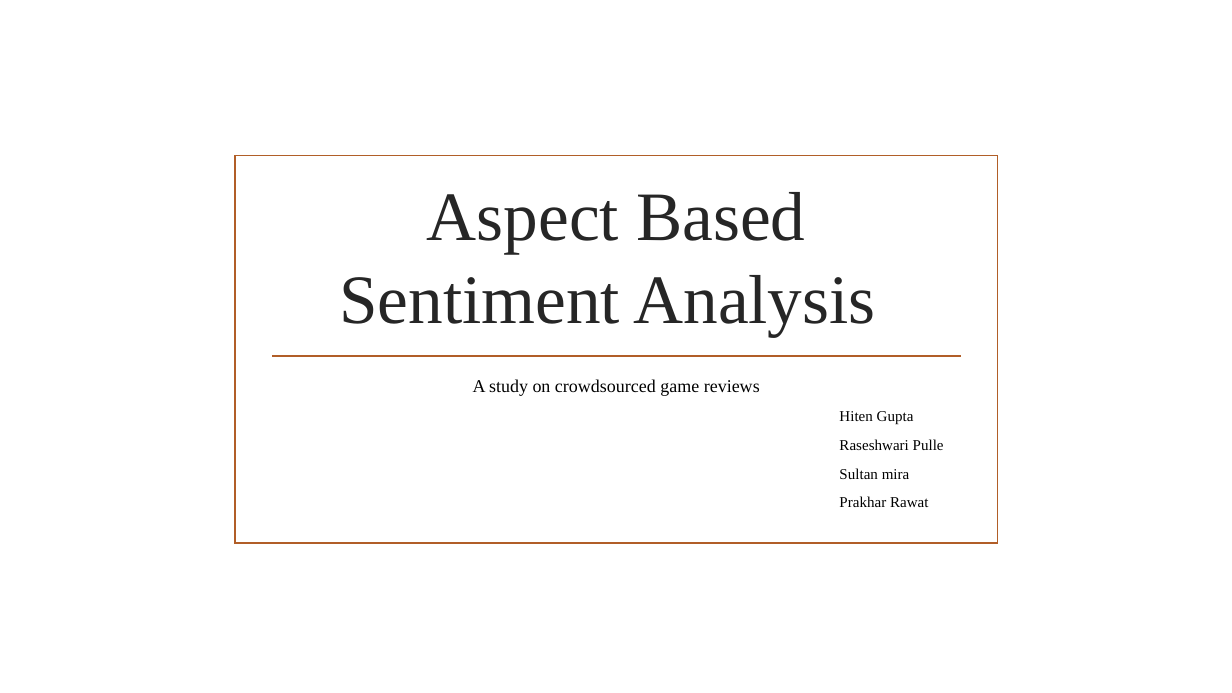
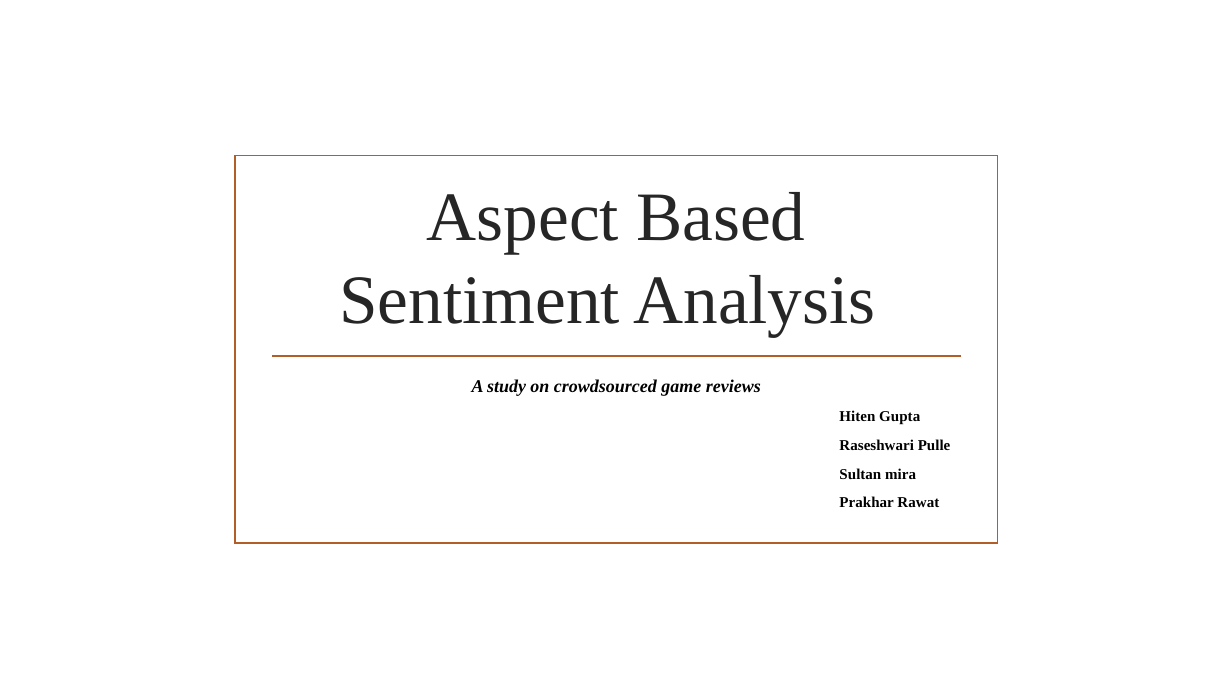
Before and after one commit to Hiten1928/AspectBasedSentimentalAnalysis, a slide deck: slide 1 of Documents/Quality_Project.pptx. Drawn at 1232x693 pixels with LibreOffice and Linux fonts; fonts in the diff are those of the drawing; background and template pictures are left out. Boxes give left, top, right and bottom in pixels: in the first picture for what was removed or moved away, otherwise in the second. Text is boxed around its words. In the diff, an @@ line names an element or a change of style, - is before the commit and + after.

```diff
--- a/Documents/Quality_Project.pptx
+++ b/Documents/Quality_Project.pptx
@@ subtitle "A study on crowdsourced game ..." at box(472, 379, 951, 507): bold on; italic on in "A study on crowdsourced game reviews" @@
```
Also in this commit, not shown: 2 slides added, 1 slide removed.
